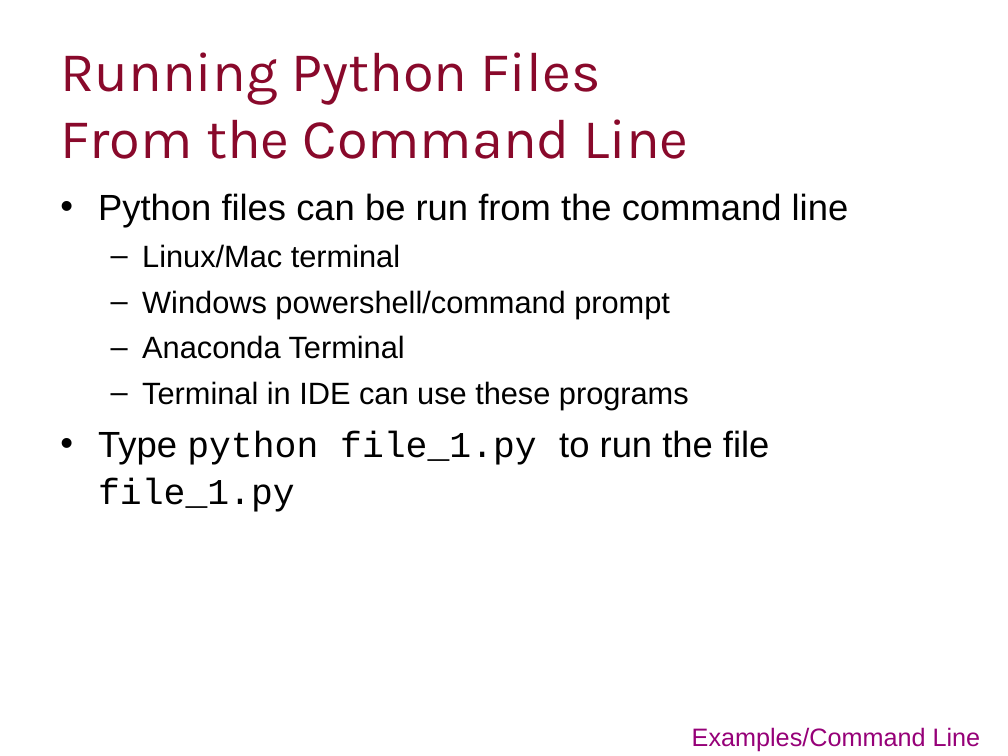
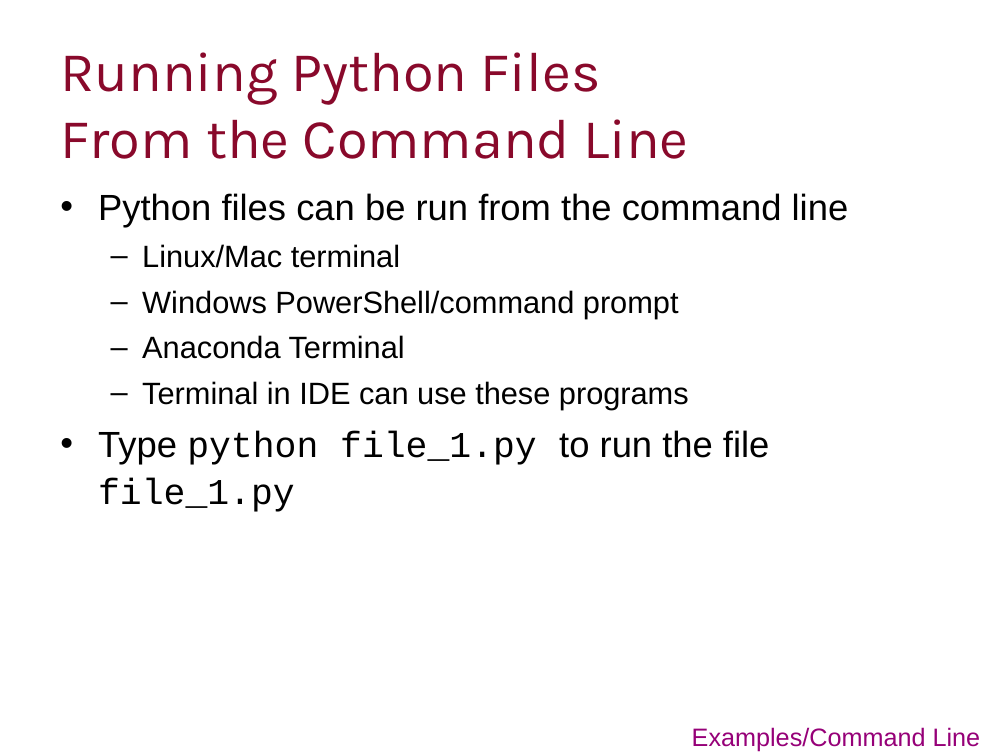
Before and after one commit to ImperialCollegeLondon/RCDS-managing-and-running-python-effectively, a slide deck: slide 23 of Managing and Running Python Effectively.pptx. Drawn at 1008x756 pixels with LibreOffice and Linux fonts; fonts in the diff are those of the drawing; background and template pictures are left out. Boxes give left, top, right and bottom in pixels: in the first picture for what was removed or moved away, otherwise in the second. Text is boxed around its words. In the diff, an @@ line names an element or a change of style, - is before the commit and + after.

```diff
--- a/Managing and Running Python Effectively.pptx
+++ b/Managing and Running Python Effectively.pptx
@@ text at (142,290,679,318): text changed @@
-  – Windows powershell/command prompt
+  – Windows PowerShell/command prompt
```
Also in this commit, not shown: 3 other slides changed, 1 other file.
